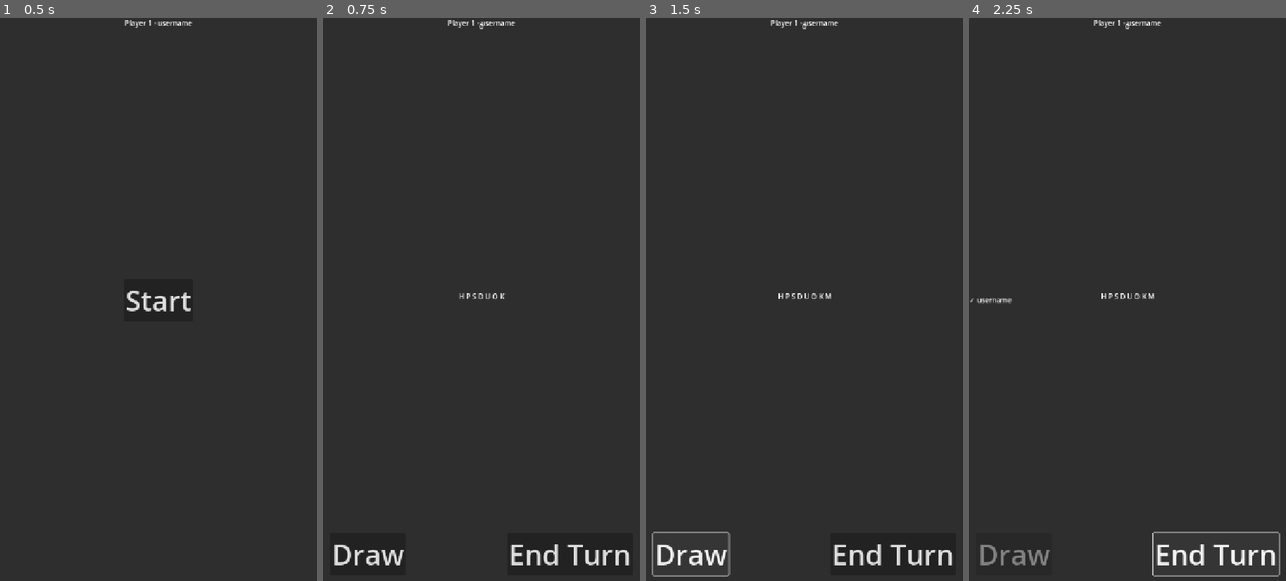
Above: before the commit, frames 1-4 (left to right).
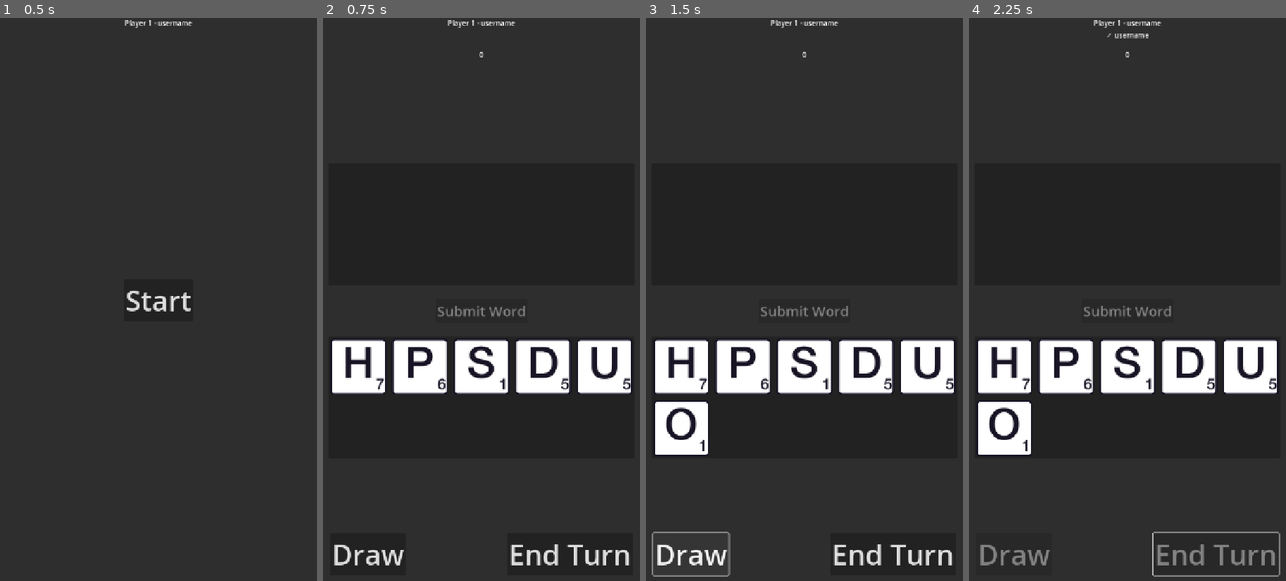
Above: after the commit, the same moments.

Repository: mackenziedg/quibbler
Game: Godot game, scene res://Game/GameMultiplayerManager/GameMultiplayerManager.tscn
Two runs of this game, one before a commit and one after it. Both use one fixed random seed, a clock stepped at 60 frames per second and the inputs below. This scene is started directly instead of the project's main scene.
Inputs:
- Up to frame 1 (0.5 s): no input
- Up to frame 2 (0.75 s): click "Start" at 0.5 s
- Up to frame 3 (1.5 s): click "Draw" at 1.25 s
- Up to frame 4 (2.25 s): click "End Turn" at 2 s

Frame 1 is identical in both runs. In frame 2, 8.9% of the frame differs, in the area x 2-98%, y 1-67%; in frame 3, 11%; in frame 4, 11%, in the area x 0-98%, y 1-98%.

Commit message:
Can make and submit words.

Diff:
--- a/Game/Game/Game.tscn
+++ b/Game/Game/Game.tscn
@@ -10,40 +10,6 @@
 grow_horizontal = 2
 grow_vertical = 2
 script = ExtResource("1_qtw4q")
-
-[node name="Margins" type="MarginContainer" parent="."]
-layout_mode = 1
-anchors_preset = 15
-anchor_right = 1.0
-anchor_bottom = 1.0
-grow_horizontal = 2
-grow_vertical = 2
-theme_override_constants/margin_left = 16
-theme_override_constants/margin_top = 16
-theme_override_constants/margin_right = 16
-theme_override_constants/margin_bottom = 16
-
-[node name="DrawButton" type="Button" parent="Margins"]
-unique_name_in_owner = true
-layout_mode = 2
-size_flags_horizontal = 0
-size_flags_vertical = 8
-theme_override_font_sizes/font_size = 64
-text = "Draw
-"
-
-[node name="EndTurnButton" type="Button" parent="Margins"]
-unique_name_in_owner = true
-layout_mode = 2
-size_flags_horizontal = 8
-size_flags_vertical = 8
-theme_override_font_sizes/font_size = 64
-text = "End Turn"
-
-[node name="PlayerInfo" type="HBoxContainer" parent="Margins"]
-unique_name_in_owner = true
-layout_mode = 2
-size_flags_vertical = 0
 
 [node name="PlayerLetters" type="Label" parent="."]
 unique_name_in_owner = true
@@ -60,6 +26,46 @@
 grow_horizontal = 2
 grow_vertical = 2
 
+[node name="CardsSuperContainer" type="VBoxContainer" parent="."]
+layout_mode = 1
+anchors_preset = 14
+anchor_top = 0.5
+anchor_right = 1.0
+anchor_bottom = 0.5
+offset_top = -298.0
+offset_bottom = 298.0
+grow_horizontal = 2
+grow_vertical = 2
+theme_override_constants/separation = 32
+
+[node name="WordContainerPanel" type="PanelContainer" parent="CardsSuperContainer"]
+layout_mode = 2
+
+[node name="WordContainer" type="GridContainer" parent="CardsSuperContainer/WordContainerPanel"]
+unique_name_in_owner = true
+custom_minimum_size = Vector2(0, 276)
+layout_mode = 2
+size_flags_vertical = 6
+columns = 5
+
+[node name="SubmitWordButton" type="Button" parent="CardsSuperContainer"]
+unique_name_in_owner = true
+layout_mode = 2
+size_flags_horizontal = 4
+theme_override_font_sizes/font_size = 32
+disabled = true
+text = "Submit Word"
+
+[node name="HandContainerPanel" type="PanelContainer" parent="CardsSuperContainer"]
+layout_mode = 2
+
+[node name="HandContainer" type="GridContainer" parent="CardsSuperContainer/HandContainerPanel"]
+unique_name_in_owner = true
+custom_minimum_size = Vector2(0, 276)
+layout_mode = 2
+size_flags_vertical = 6
+columns = 5
+
 [node name="PlayerTotalScores" type="HBoxContainer" parent="."]
 unique_name_in_owner = true
 layout_mode = 1
@@ -72,5 +78,38 @@
 grow_horizontal = 2
 alignment = 1
 
-[connection signal="pressed" from="Margins/DrawButton" to="." method="_on_draw_button_pressed"]
-[connection signal="pressed" from="Margins/EndTurnButton" to="." method="_on_end_turn_button_pressed"]
+[node name="DrawButton" type="Button" parent="."]
+unique_name_in_owner = true
+layout_mode = 1
+anchors_preset = 2
+anchor_top = 1.0
+anchor_bottom = 1.0
+offset_top = -96.0
+offset_right = 172.0
+grow_vertical = 0
+size_flags_horizontal = 0
+size_flags_vertical = 8
+theme_override_font_sizes/font_size = 64
+text = "Draw
+"
+
+[node name="EndTurnButton" type="Button" parent="."]
+unique_name_in_owner = true
+layout_mode = 1
+anchors_preset = 3
+anchor_left = 1.0
+anchor_top = 1.0
+anchor_right = 1.0
+anchor_bottom = 1.0
+offset_left = -286.0
+offset_top = -96.0
+grow_horizontal = 0
+grow_vertical = 0
+size_flags_horizontal = 8
+size_flags_vertical = 8
+theme_override_font_sizes/font_size = 64
+text = "End Turn"
+
+[connection signal="pressed" from="CardsSuperContainer/SubmitWordButton" to="." method="_on_submit_word_button_pressed"]
+[connection signal="pressed" from="DrawButton" to="." method="_on_draw_button_pressed"]
+[connection signal="pressed" from="EndTurnButton" to="." method="_on_end_turn_button_pressed"]
--- a/Game/Game/UI/Card/card.gd
+++ b/Game/Game/UI/Card/card.gd
@@ -17,3 +17,11 @@
         _anim.play("selected")
     else:
         _anim.play_backwards("selected")
+
+
+func _on_card_panel_mouse_entered() -> void:
+    highlight(true)
+
+
+func _on_card_panel_mouse_exited() -> void:
+    highlight(false)
--- a/Game/Game/UI/Card/card.tscn
+++ b/Game/Game/UI/Card/card.tscn
@@ -1,7 +1,7 @@
 [gd_scene load_steps=7 format=3 uid="uid://bqja83112web"]
 
 [ext_resource type="Script" uid="uid://bpoxnv2syvgna" path="res://Game/Game/UI/Card/card.gd" id="1_rjlel"]
-[ext_resource type="Theme" path="res://game/cards/card_theme.tres" id="2_rjlel"]
+[ext_resource type="Theme" uid="uid://qifpfel0mll" path="res://Game/Game/UI/Card/card_theme.tres" id="2_rjlel"]
 
 [sub_resource type="Animation" id="Animation_nooli"]
 length = 0.001
@@ -106,8 +106,17 @@
 }
 
 [node name="Card" type="MarginContainer"]
-offset_right = 136.0
-offset_bottom = 136.0
+anchors_preset = 8
+anchor_left = 0.5
+anchor_top = 0.5
+anchor_right = 0.5
+anchor_bottom = 0.5
+offset_left = 176.0
+offset_top = -356.0
+offset_right = 312.0
+offset_bottom = -220.0
+grow_horizontal = 2
+grow_vertical = 2
 pivot_offset = Vector2(64, 64)
 size_flags_horizontal = 2
 size_flags_vertical = 2
@@ -117,7 +126,6 @@
 theme_override_constants/margin_right = 4
 theme_override_constants/margin_bottom = 4
 script = ExtResource("1_rjlel")
-metadata/_edit_use_anchors_ = true
 
 [node name="CardPanel" type="PanelContainer" parent="."]
 custom_minimum_size = Vector2(128, 128)
@@ -148,3 +156,6 @@
 libraries = {
 &"": SubResource("AnimationLibrary_fjspr")
 }
+
+[connection signal="mouse_entered" from="CardPanel" to="." method="_on_card_panel_mouse_entered"]
+[connection signal="mouse_exited" from="CardPanel" to="." method="_on_card_panel_mouse_exited"]
--- a/Game/Game/UI/Card/card_data.gd
+++ b/Game/Game/UI/Card/card_data.gd
@@ -60,7 +60,7 @@
 12, # Z
 ]
 
-@onready var valid_words: PackedStringArray = FileAccess.get_file_as_string("res://assets/data/dictionary.txt").split("\n")
+@onready var valid_words: PackedStringArray = FileAccess.get_file_as_string("res://Game/Game/assets/data/dictionary.txt").split("\n")
 
 
 func score_word(word: String) -> int:
@@ -68,7 +68,7 @@
     for l in word:
         score += CardData.points(l)
     if word not in valid_words:
-            score *= -1
+                        score *= -1
     return score
 
 
--- a/Game/Game/game.gd
+++ b/Game/Game/game.gd
@@ -8,13 +8,16 @@
 @onready var _end_turn_button: Button = %EndTurnButton
 @onready var _round_scores_container: Label = %PlayerLetters
 @onready var _total_scores_container: HBoxContainer = %PlayerTotalScores
-
-var _cards: Array[String] = []
+@onready var _hand_container: GridContainer = %HandContainer
+@onready var _word_container: GridContainer = %WordContainer
+@onready var _submit_word_button: Button = %SubmitWordButton
 
 var game_state: Dictionary = {}:
     set(s):
         game_state = s
         _sync_game_state()
+
+var words: Array[String] = []
 
 
 func start_game() -> void:
@@ -26,8 +29,45 @@
 
 
 func add_card(letter: String) -> void:
-    _cards.push_back(letter)
-    %PlayerLetters.text = " ".join(_cards)
+    var card: Card = preload("res://Game/Game/UI/Card/card.tscn").instantiate()
+    _hand_container.add_child(card)
+    card.letter = letter
+
+
+func _process(_delta: float) -> void:
+    if Input.is_action_just_pressed("drag_card"):
+        var card: Card = _get_selected_card()
+        if card:
+            var parent_container: GridContainer = card.get_parent()
+            parent_container.remove_child(card)
+            if parent_container == _hand_container:
+                _word_container.add_child(card)
+            else:
+                _hand_container.add_child(card)
+            _update_word_status()
+
+
+func _get_word() -> String:
+    var word: String = ""
+    for card: Card in _word_container.get_children():
+        word += card.letter
+    return word
+
+
+func _update_word_status() -> void:
+    var word := _get_word()
+    _submit_word_button.disabled = not CardData.valid_words.has(word)
+
+
+func _get_selected_card() -> Card:
+    var mouse_global_pos := get_global_mouse_position()
+    for c: Card in _hand_container.get_children():
+        if c.get_global_rect().has_point(mouse_global_pos):
+            return c
+    for c: Card in _word_container.get_children():
+        if c.get_global_rect().has_point(mouse_global_pos):
+            return c
+    return null
 
 
 func _sync_game_state() -> void:
@@ -42,4 +82,11 @@
 
 func _on_end_turn_button_pressed() -> void:
     _draw_button.disabled = true
+    _end_turn_button.disabled = true
     end_turn.emit()
+
+
+func _on_submit_word_button_pressed() -> void:
+    words.push_back(_get_word())
+    for c in _word_container.get_children():
+        c.queue_free()
--- a/Game/GameMultiplayerManager/GameMultiplayerManager.gd
+++ b/Game/GameMultiplayerManager/GameMultiplayerManager.gd
@@ -1,10 +1,10 @@
 class_name GameMultiplayerManager
 extends Control
 
-const STARTING_HAND_SIZE: int = 7
+const STARTING_HAND_SIZE: int = 5
 
 @onready var _multiplayer_id := multiplayer.get_unique_id()
-@onready var _player_names_container: VBoxContainer = %PlayerNames
+@onready var _player_names_container: HBoxContainer = %PlayerNames
 @onready var _game: Game = %Game
 
 var username := "username"
@@ -154,15 +154,9 @@
 
 func _end_round() -> void:
     print("Ending round")
-    var rolls: Array = _game.game_state["round_scores"]
-    var max_roll: int = rolls.max()
-    var argmax: Array[int] = []
-    for i in range(rolls.size()):
-        if rolls[i] == max_roll:
-            argmax.push_back(i)
-    for i in argmax:
-        _game.game_state["total_scores"][i] += 1
-    end_round.rpc(argmax)
+
+
+#    end_round.rpc(argmax)
 
 
 func _on_game_draw_card() -> void:
--- a/Game/GameMultiplayerManager/GameMultiplayerManager.tscn
+++ b/Game/GameMultiplayerManager/GameMultiplayerManager.tscn
@@ -20,6 +20,42 @@
 grow_horizontal = 2
 grow_vertical = 2
 
+[node name="TopBarContainer" type="VBoxContainer" parent="."]
+layout_mode = 1
+anchors_preset = 10
+anchor_right = 1.0
+grow_horizontal = 2
+
+[node name="PlayerIdentifier" type="Label" parent="TopBarContainer"]
+unique_name_in_owner = true
+layout_mode = 2
+size_flags_horizontal = 4
+text = "Player N - Username"
+
+[node name="PlayerNames" type="HBoxContainer" parent="TopBarContainer"]
+unique_name_in_owner = true
+layout_mode = 2
+size_flags_horizontal = 4
+size_flags_vertical = 4
+alignment = 1
+
+[node name="GameContainer" type="MarginContainer" parent="."]
+layout_mode = 1
+anchors_preset = 15
+anchor_right = 1.0
+anchor_bottom = 1.0
+grow_horizontal = 2
+grow_vertical = 2
+theme_override_constants/margin_left = 16
+theme_override_constants/margin_top = 64
+theme_override_constants/margin_right = 16
+theme_override_constants/margin_bottom = 16
+
+[node name="Game" parent="GameContainer" instance=ExtResource("2_xwe6p")]
+unique_name_in_owner = true
+visible = false
+layout_mode = 2
+
 [node name="StartButton" type="Button" parent="."]
 unique_name_in_owner = true
 layout_mode = 1
@@ -28,44 +64,15 @@
 anchor_top = 0.5
 anchor_right = 0.5
 anchor_bottom = 0.5
-offset_left = -23.0
-offset_top = -15.5
-offset_right = 23.0
-offset_bottom = 15.5
+offset_left = -79.0
+offset_top = -48.0
+offset_right = 79.0
+offset_bottom = 48.0
 grow_horizontal = 2
 grow_vertical = 2
 theme_override_font_sizes/font_size = 64
 text = "Start"
 
-[node name="PlayerIdentifier" type="Label" parent="."]
-unique_name_in_owner = true
-layout_mode = 1
-anchors_preset = 5
-anchor_left = 0.5
-anchor_right = 0.5
-offset_left = -20.0
-offset_right = 20.0
-offset_bottom = 23.0
-grow_horizontal = 2
-text = "Player N - Username"
-
-[node name="PlayerNames" type="VBoxContainer" parent="."]
-unique_name_in_owner = true
-layout_mode = 1
-anchors_preset = 4
-anchor_top = 0.5
-anchor_bottom = 0.5
-offset_top = -20.0
-offset_right = 40.0
-offset_bottom = 20.0
-grow_vertical = 2
-alignment = 1
-
-[node name="Game" parent="." instance=ExtResource("2_xwe6p")]
-unique_name_in_owner = true
-visible = false
-layout_mode = 1
-
+[connection signal="draw_card" from="GameContainer/Game" to="." method="_on_game_draw_card"]
+[connection signal="end_turn" from="GameContainer/Game" to="." method="_on_game_end_turn"]
 [connection signal="pressed" from="StartButton" to="." method="_on_start_button_pressed"]
-[connection signal="draw_card" from="Game" to="." method="_on_game_draw_card"]
-[connection signal="end_turn" from="Game" to="." method="_on_game_end_turn"]
--- a/project.godot
+++ b/project.godot
@@ -25,3 +25,11 @@
 window/size/viewport_height=1280
 window/stretch/mode="canvas_items"
 window/stretch/aspect="ignore"
+
+[input]
+
+drag_card={
+"deadzone": 0.2,
+"events": [Object(InputEventMouseButton,"resource_local_to_scene":false,"resource_name":"","device":-1,"window_id":0,"alt_pressed":false,"shift_pressed":false,"ctrl_pressed":false,"meta_pressed":false,"button_mask":0,"position":Vector2(0, 0),"global_position":Vector2(0, 0),"factor":1.0,"button_index":1,"canceled":false,"pressed":false,"double_click":false,"script":null)
+]
+}
